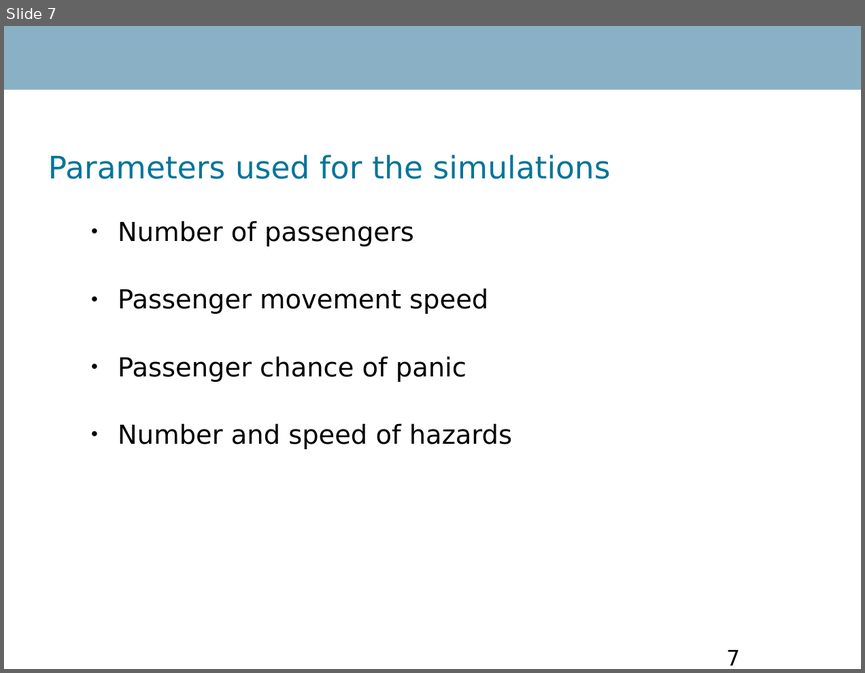
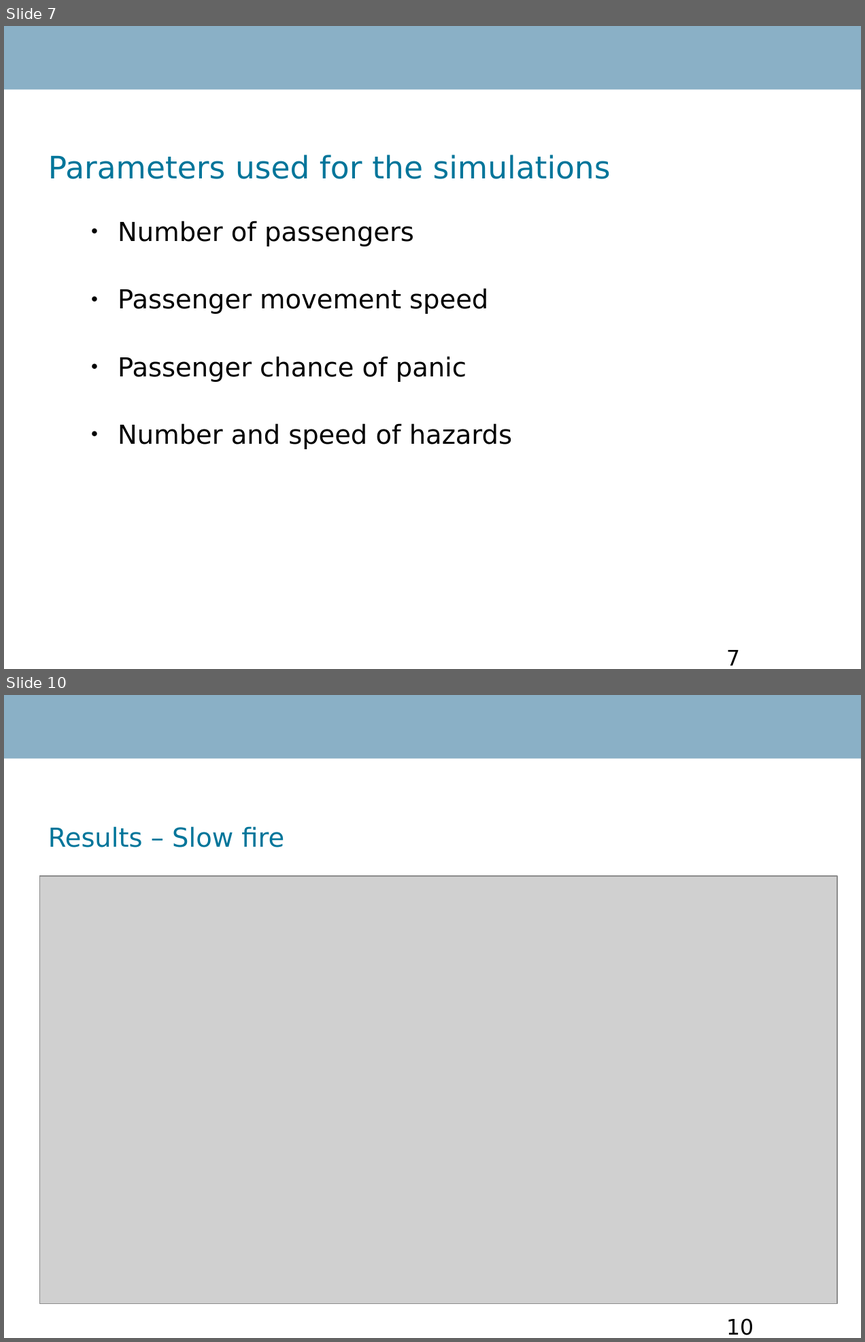
Before and after one commit to Danidude/Master-Thesis, a slide deck: Report/IKT 590 Master Thesis.odp. Shown one above the other, each under a label of ours: slide 7 before the commit, slides 7 and 10 after it; the slides between them are not shown. The pictures are 865x673 and 865x1342 pixels, drawn with LibreOffice and Linux fonts; fonts in the diff are those of the drawing; grey boxes stand for pictures; background and template pictures are left out. Boxes give left, top, right and bottom in pixels: in the first picture for what was removed or moved away, otherwise in the second. Text is boxed around its words. In the diff, an @@ line names an element or a change of style, - is before the commit and + after.

```diff
--- a/Report/IKT 590 Master Thesis.odp
+++ b/Report/IKT 590 Master Thesis.odp
@@ slide 10 added at (4, 695, 861, 1338), background #FFFFFF; not listed: 1 template element that a slide beside it also shows @@
@@ title added at (48, 826, 284, 847), 22 pt, text #00759A @@
+Results – Slow fire
@@ picture added at (40, 876, 838, 1304) @@
@@ page number added at (726, 1318, 753, 1335), 18 pt, text #000000 @@
+10
```
Also in this commit, not shown: 4 slides changed, 1 slide removed.
